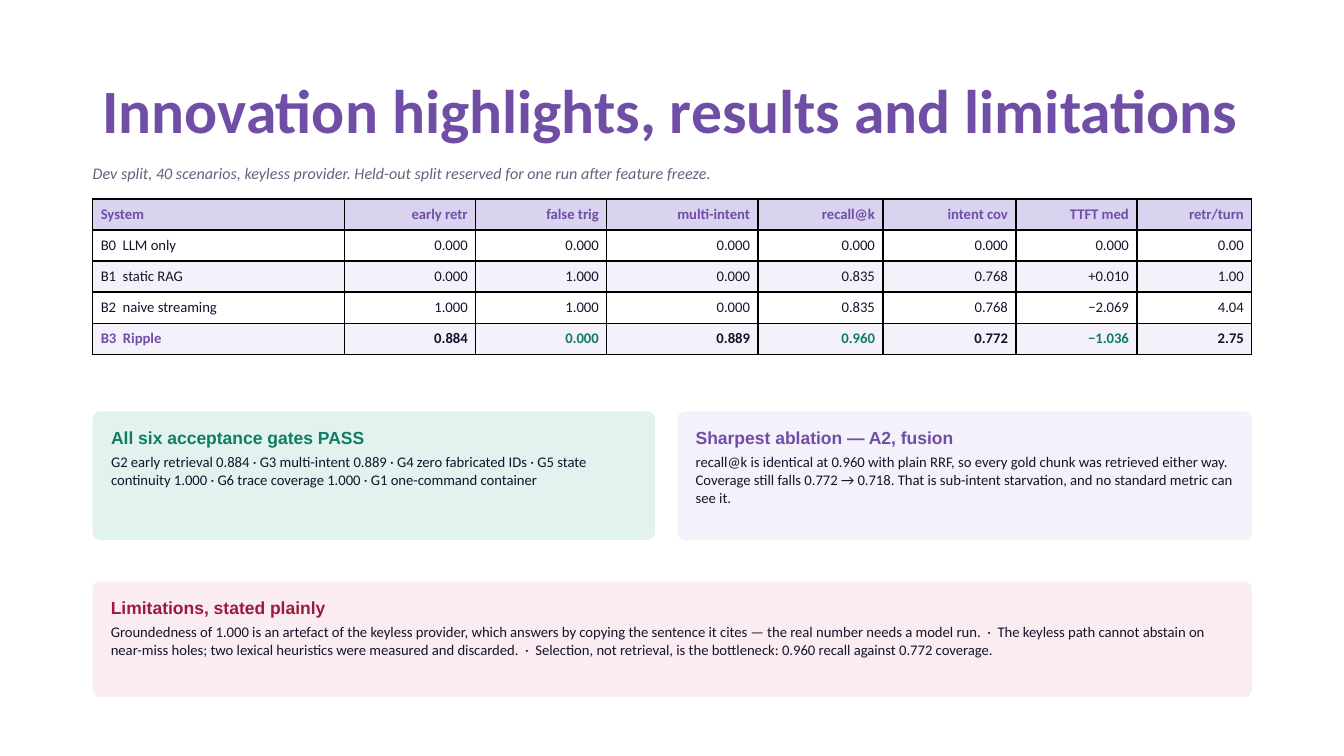
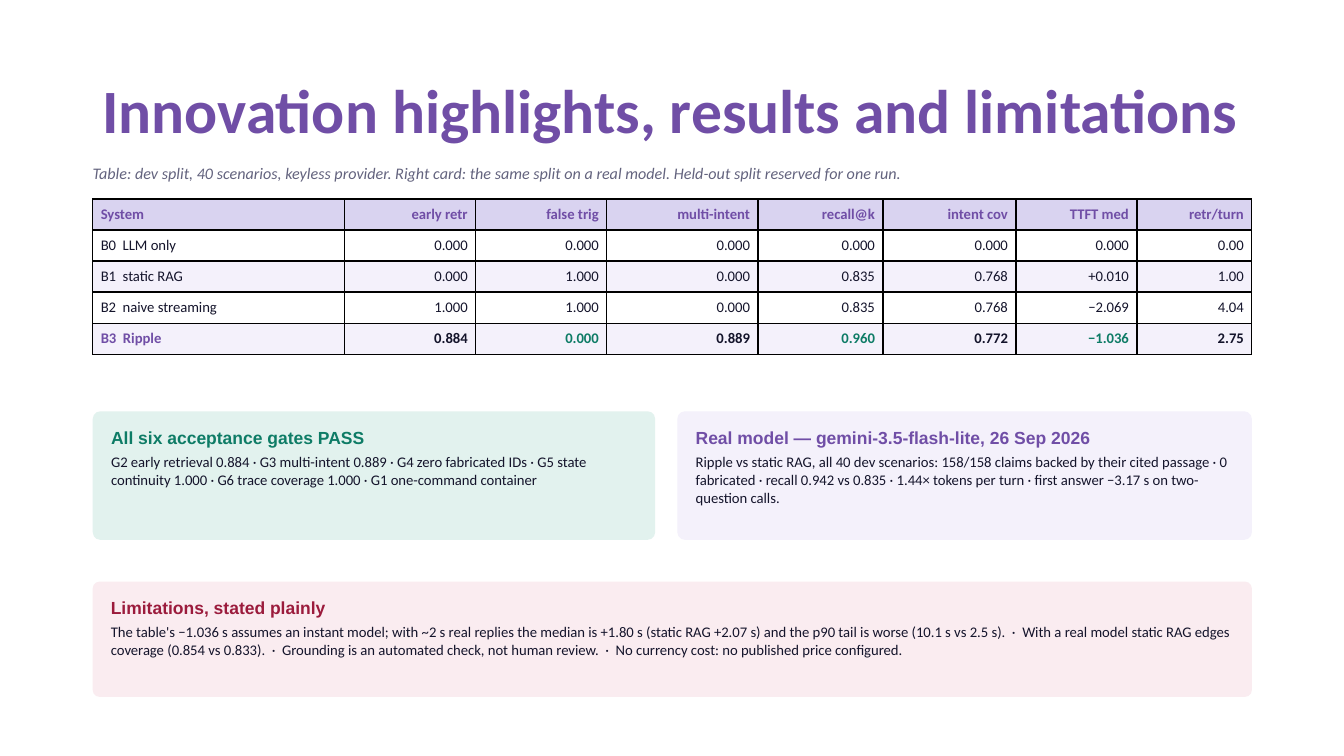
Before and after one commit to deathKiller10/ripple, a slide deck: slide 8 of VITVellore_Ripple_Submission.pptx. Drawn at 1344x756 pixels with LibreOffice and Linux fonts; fonts in the diff are those of the drawing. Boxes give left, top, right and bottom in pixels: in the first picture for what was removed or moved away, otherwise in the second. Text is boxed around its words. In the diff, an @@ line names an element or a change of style, - is before the commit and + after.

```diff
--- a/VITVellore_Ripple_Submission.pptx
+++ b/VITVellore_Ripple_Submission.pptx
@@ text at box(93, 168, 901, 182): text changed @@
-Dev split, 40 scenarios, keyless provider. Held-out split reserved for one run after feature freeze.
+Table: dev split, 40 scenarios, keyless provider. Right card: the same split on a real model. Held-out split reserved for one run.
@@ text in rounded rectangle at box(696, 431, 1227, 506): text changed @@
-Sharpest ablation — A2, fusion
-recall@k is identical at 0.960 with plain RRF, so every gold chunk was retrieved either way. Coverage still falls 0.772 → 0.718. That is sub-intent starvation, and no standard metric can see it.
+Real model — gemini-3.5-flash-lite, 26 Sep 2026
+Ripple vs static RAG, all 40 dev scenarios: 158/158 claims backed by their cited passage · 0 fabricated · recall 0.942 vs 0.835 · 1.44× tokens per turn · first answer −3.17 s on two-question calls.
@@ text in rounded rectangle at box(111, 626, 1230, 658): text changed @@
-Groundedness of 1.000 is an artefact of the keyless provider, which answers by copying the sentence it cites — the real number needs a model run. · The keyless path cannot abstain on near-miss holes; two lexical heuristics were measured and discarded. · Selection, not retrieval, is the bottleneck: 0.960 recall against 0.772 coverage.
+The table's −1.036 s assumes an instant model; with ~2 s real replies the median is +1.80 s (static RAG +2.07 s) and the p90 tail is worse (10.1 s vs 2.5 s). · With a real model static RAG edges coverage (0.854 vs 0.833). · Grounding is an automated check, not human review. · No currency cost: no published price configured.
```
Also in this commit, not shown: 3 other slides changed, 1 other file.
